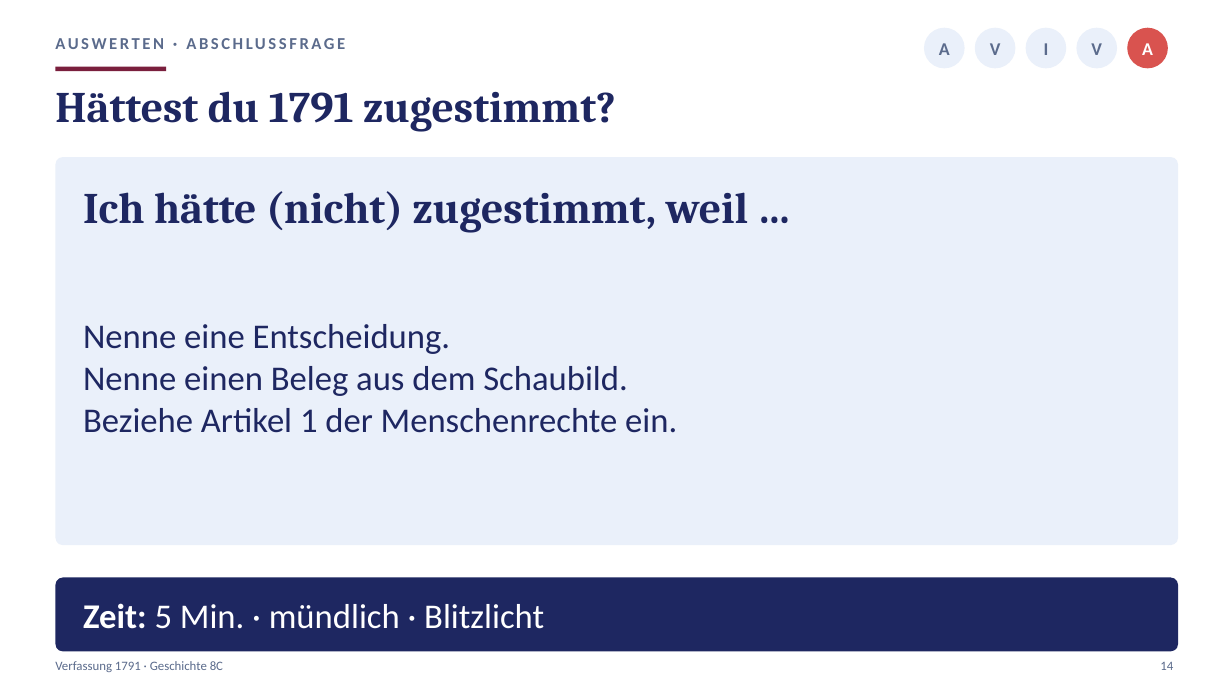
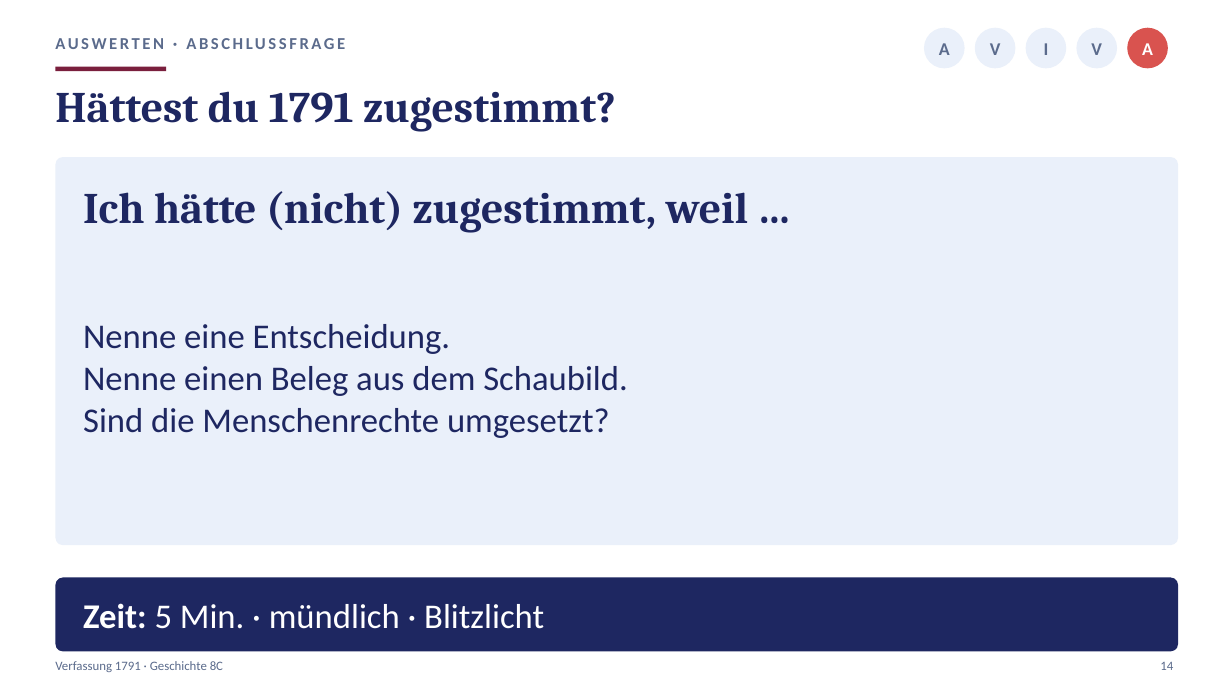
Before and after one commit to golzkonstantin-gif/Schule, a slide deck: slide 14 of Geschichte_8/Stunde5_Verfassung/Praesentation_Stunde5_Verfassung_8C.pptx. Drawn at 1232x693 pixels with LibreOffice and Linux fonts; fonts in the diff are those of the drawing. Boxes give left, top, right and bottom in pixels: in the first picture for what was removed or moved away, otherwise in the second. Text is boxed around its words. In the diff, an @@ line names an element or a change of style, - is before the commit and + after.

```diff
--- a/Geschichte_8/Stunde5_Verfassung/Praesentation_Stunde5_Verfassung_8C.pptx
+++ b/Geschichte_8/Stunde5_Verfassung/Praesentation_Stunde5_Verfassung_8C.pptx
@@ text at (83,408,610,438): text changed @@
-Beziehe Artikel 1 der Menschenrechte ein.
+Sind die Menschenrechte umgesetzt?
```
Also in this commit, not shown: 2 other slides changed, 12 other files.
